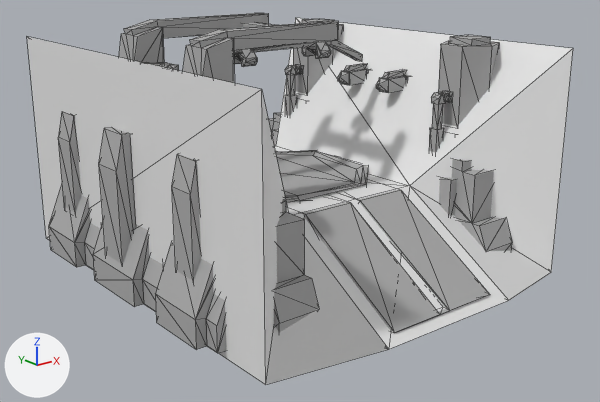
The FBX model art/original_models/L_vehicle_factory.FBX, before and after one commit.
The view is the same before and after, from a 50 mm lens placed at (-36.0, -46.8, 20.2), pointed at (1.1, -0.5, 1.7). Arrows for +X, +Y and +Z are at lower left; the lights stay in place. Mesh edges are drawn as thin lines.

Objects in the first picture: 'L_vehicle_factory', 'L_vehicle_factory_nav'.
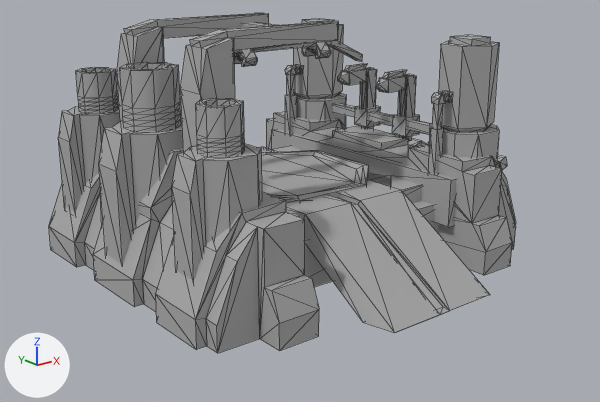
Diff of the bpy script that builds the scene:
```diff
--- a/art/original_models/L_vehicle_factory.FBX.py
+++ b/art/original_models/L_vehicle_factory.FBX.py
@@ ob_l_vehicle_factory_nav @@
-ob_l_vehicle_factory_nav = bpy.data.objects.new('L_vehicle_factory_nav', me_mesh_001)
-ob_l_vehicle_factory_nav.location = (0.0, 0.0, 0.0)
```

Pixel boxes (x1, y1, x2, y2) of what changed, in the pictures (600 x 402 px):
'L_vehicle_factory_nav', deleted: before (27, 18, 573, 385)
